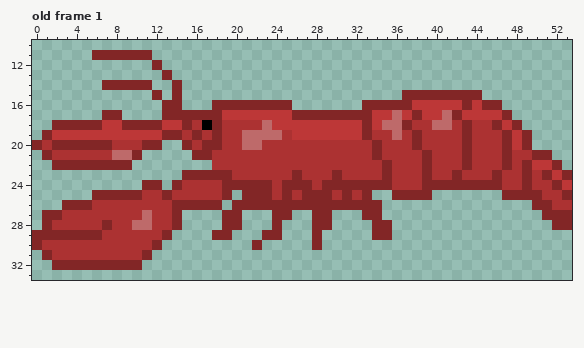
Two states of a pixel-art file, assets/art/lobster.aseprite. Above: the version before the commit.
54x36 pixels, 1 frame. Shown: old frame 1: x 0..53, y 10..33. The commit also changed other frames, which this record leaves out.
New version:
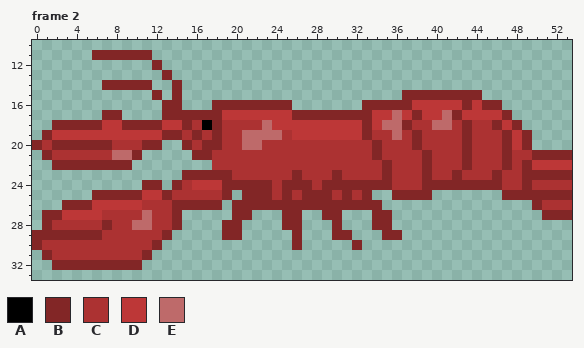
Palette (. is transparent): A #000000  B #822626  C #ac3232  D #bd3737  E #be6a6a
A new or re-ordered frame is compared with the old frame closest to it.
The exact change:
frames 1 -> 4
Frame 2 is new; against old frame 1:
y 21: x 52..53 .. -> BB
y 22: x 52..53 B. -> DD
y 23: x 50 C -> B; x 52 D -> B
y 24: x 16..18 CCC -> DDD; x 52..53 BD -> CC
y 25: x 11..12 CC -> DD; x 51..52 CC -> BB
y 26: x 6..10 CCCCC -> DDDDD; x 51 B -> C
y 27: x 3..6 CCCC -> DDDD; x 19 B -> .; x 21 . -> B; x 24 B -> .; x 26 . -> B; x 28 B -> .; x 30 . -> B; x 33 B -> .; x 35 . -> B
y 28: x 24..26 B.. -> .BB; x 28..30 BB. -> ..B; x 52..53 BB -> ..
y 29: x 18 B -> .; x 20 . -> B; x 23..24 BB -> ..; x 26 . -> B; x 28 B -> .; x 30..31 .. -> BB; x 34 B -> .; x 36 . -> B
y 30: x 22 B -> .; x 26 . -> B; x 28 B -> .; x 32 . -> B
Where, in picture pixels (left, top, right, bottom), the same in both pictures:
changed: (532, 150, 572, 230)
changed: (62, 180, 402, 250)
